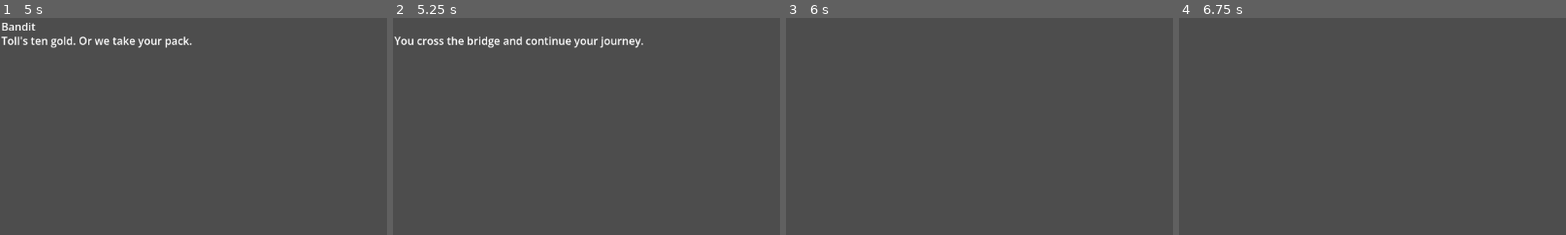
Above: before the commit, frames 1-4 (left to right).
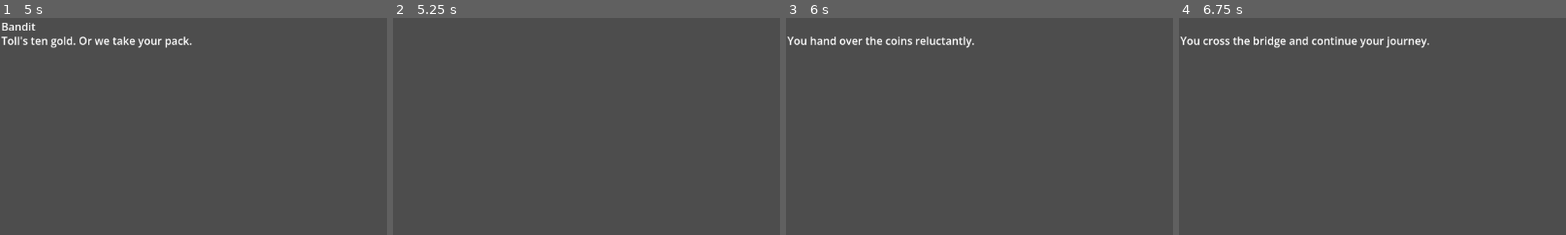
Above: after the commit, the same moments.

Repository: DYNOPUNCH/Super-Yarnbox
Game: Godot game, scene res://Main.tscn
Two runs of this game, one before a commit and one after it. Both use one fixed random seed, a clock stepped at 60 frames per second and the inputs below.
Inputs:
- Up to frame 1 (5 s): tap Enter at 0.5 s; tap Z (Accept) at 0.6, 1.25, 1.35, 2, 2.1, 2.75, 2.85, 3.5, 3.6, 4.25, 4.35 s
- Up to frame 2 (5.25 s): tap Z (Accept) at 5.1 s
- Up to frame 3 (6 s): tap Z (Accept) at 5.85 s
- Up to frame 4 (6.75 s): tap Z (Accept) at 6.6 s
The pictures show only the part of the screen within x 0-50%, y 0-50%; the shares and areas given below are measured in that part.

Frame 1 is identical in both runs. In frame 2, 1.3% of the frame differs, in the area x 0-65%, y 8-14%; in frame 3, 1.0%; in frame 4, 1.3%.

Commit message:
fully implemented question blocks

Diff:
--- a/super-yarnbox/yarnbox_runner.gd
+++ b/super-yarnbox/yarnbox_runner.gd
@@ -14,6 +14,7 @@
 class questionData:
 	var questionText = ""
 	var questionIndex = 0
+	var maxLines = 0
 
 	# Initialize a new question
 	func _init(_questionText: String = "", _questionIndex: int = 0):
@@ -25,6 +26,12 @@
 
 	func getIndex():
 		return questionIndex
+
+	func setMaxLines(_maxLines):
+		maxLines = _maxLines
+
+	func getMaxLines():
+		return maxLines
 
 class ifStatementData:
 	var leftVar = null
@@ -52,9 +59,10 @@
 var declairedVariables = {}
 var questionsArray: Array = []
 var parentIndention = 0
-var questionIndent = 0
 var characterName = ""
 var dialogue = ""
+var questionContinueHistory : Array = []
+var questionMaxLines : Array = []
 
 func dataStringContains(string: String):
 	if(dataArray[markerIndex].find(string) > -1):
@@ -138,13 +146,20 @@
 	parentIndention = abs(dataArray[markerIndex - 1].count("\t") - dataArray[markerIndex - 1].count("    "))
 
 func getCurrentIndent():
-	return dataArray[markerIndex].count("    ") - dataArray[markerIndex].count("\t")
-
-func updateQuestionIndent():
-	questionIndent = dataArray[markerIndex].count("    ") - dataArray[markerIndex].count("\t")
-
-func getQuestionIndent():
-	return questionIndent
+	var line = dataArray[markerIndex]
+	var indent = 0
+
+	for i in line.length():
+		var char = line[i]
+
+		if char == "\t":
+			indent += 1
+		elif char == " ":
+			indent += 0.25  # if 4 spaces = 1 indent
+		else:
+			break
+
+	return int(indent)
 
 # Indexes nodes to allow for quicker jumps.
 func indexNodes():
@@ -164,6 +179,10 @@
 		currentNodeState = nodeState.PROCESSING
 		print("going to: " + targetNode)
 
+		#If you're doing a node jump then pop back that question history
+		questionMaxLines.pop_back()
+		questionContinueHistory.pop_back()
+
 func jumpToLine(targetLine: int):
 	if(targetLine <= dataArray.size()):
 		markerIndex = targetLine
@@ -176,30 +195,47 @@
 	dialogue = ""
 	markerIndex += 1
 
+	# If there is a question history block then update that too
+	if(questionMaxLines.size() != 0):
+		questionMaxLines[questionMaxLines.size() - 1] -= 1
+		if(questionMaxLines[questionMaxLines.size() - 1] < 0):
+			questionMaxLines.pop_back()
+			jumpToLine(questionContinueHistory[questionContinueHistory.size() - 1])
+			questionContinueHistory.pop_back()
+
+
 func resetMarkerIndex():
 	markerIndex = 0
 
 func processQuestions():
-	# Before updating question indent let's first see if the next indent is less than or equal to the last indent
-	# If it's equal then find our new home, set questionIndent to 0, and then jump to that line
-	if(getQuestionIndent() < getParentIndent()):
-		while(getCurrentIndent() != 0):
-			continueLine()
-		return
-
-	updateQuestionIndent()
+	var questionIndent = getCurrentIndent()
+	var questionMaxCounter = 0
 
 	# Collect questions (question block ends if we go back to parent indention
-	while(getCurrentIndent() > getParentIndent() || dataArray[markerIndex].contains("->")):
-		if(getCurrentIndent() == getQuestionIndent()):
-			var strippedQuestion = dataArray[markerIndex].replace("->", "").strip_edges()
-			questionsArray.push_back(questionData.new(strippedQuestion, markerIndex))
+	while(getCurrentIndent() >= questionIndent):
+		print(getCurrentIndent())
+
+		if(getCurrentIndent() == questionIndent):
+			if(dataArray[markerIndex].contains("->")):
+				var strippedQuestion = dataArray[markerIndex].replace("->", "").strip_edges()
+				questionsArray.push_back(questionData.new(strippedQuestion, markerIndex))
+				if(questionsArray.size() > 0):
+					questionsArray[questionsArray.size() - 2].setMaxLines(questionMaxCounter)
+					questionMaxCounter = 0
+			else:
+				questionsArray[questionsArray.size() - 1].setMaxLines(questionMaxCounter)
+				break
+		else:
+			questionMaxCounter += 1
 
 		continueLine()
+
+	questionContinueHistory.push_back(markerIndex)
 
 	#Debug print questions
 	for question in questionsArray:
 		print(question.getText())
+		print(question.getMaxLines())
 
 	# Stop the node from proceeding until question is chosen
 	currentNodeState = nodeState.STOPPED
@@ -277,9 +313,11 @@
 
 	if(chooseIndex >= questionsArray.size()):
 		jumpToLine(questionsArray[questionsArray.size() - 1].getIndex())
-
+	else:
+		jumpToLine(questionsArray[chooseIndex].getIndex())
+
+	questionMaxLines.push_back(questionsArray[chooseIndex].getMaxLines())
 	currentNodeState = nodeState.PROCESSING
-	jumpToLine(questionsArray[chooseIndex].getIndex())
 	continueLine()
 	questionsArray.clear()
 
@@ -291,6 +329,7 @@
 
 func runDialogue():
 	var line = dataArray[markerIndex]
+
 
 	match(currentNodeState):
 
@@ -387,24 +426,29 @@
 							statements.push_back(ifStatementData.new(null, null, null, markerIndex, true))
 
 						continueLine()
+
+						# If there is a question history box then update that too but negatively this time
+						if(questionMaxLines.size() != 0):
+							questionMaxLines[questionMaxLines.size() - 1] += 1
+
 						line = dataArray[markerIndex]
 
 					# Test all if statements until you have a winner
 					for statement in statements:
 						print("Testing statement...")
+
 						if(statement.elseFlag == true):
 							print("Defaulting to else")
 							jumpToLine(statement.getIndex())
 							break
 
-						print(str(statement.leftVar, statement.operator, statement.rightVar))
-
-						if(performIfStatement(statement.leftVar, statement.operator, statement.rightVar)):
-							print("Jumping to if block")
-							jumpToLine(statement.getIndex())
-							break
-
-					# If there is no winnder continue on as if nothing happened...
+						if(declairedVariables.has(statement.leftVar)):
+							if(performIfStatement(declairedVariables[statement.leftVar], statement.operator, statement.rightVar)):
+								print("Jumping to if block")
+								jumpToLine(statement.getIndex())
+								break
+
+					# If there is no winner and no else statement continue on as if nothing happened...
 
 				# continue line after any case.
 				continueLine();
@@ -414,7 +458,7 @@
 				processQuestions()
 			# Default behavior. Just print the darn thing.
 			else:
-				dialogue = dataArray[markerIndex]
+				dialogue = dataArray[markerIndex].strip_edges()
 
 		nodeState.CLOSING:
 			print("closing")
Not shown, changed: super-yarnbox/testScript.yarn
